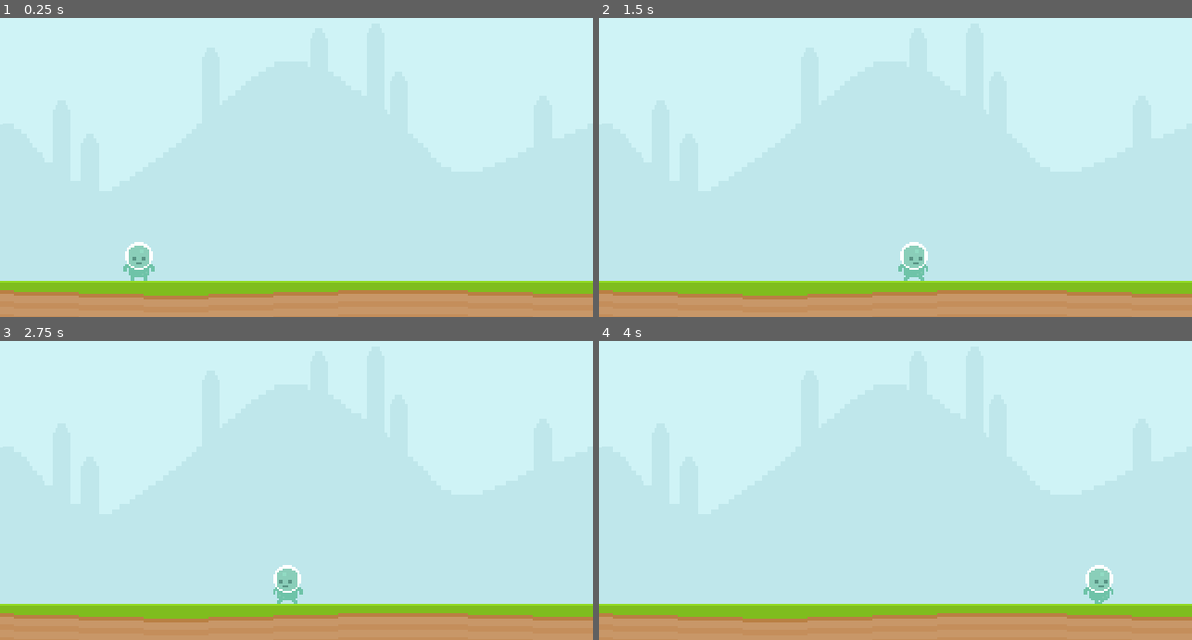
Above: before the commit, frames 1-4 (two rows, left to right).
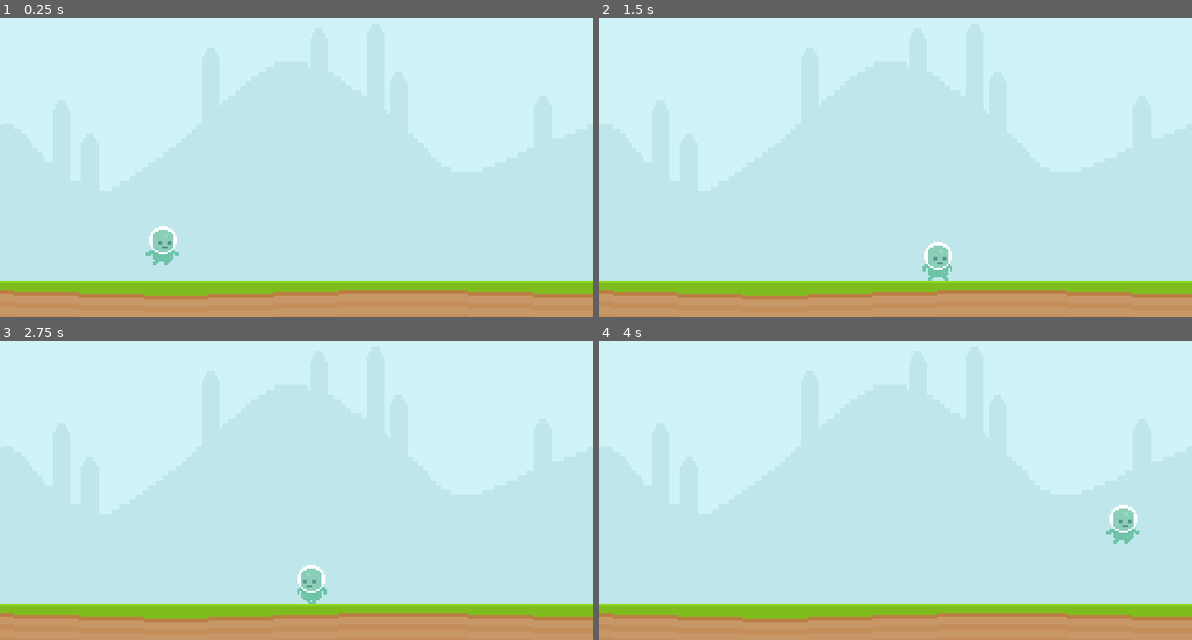
Above: after the commit, the same moments.

Repository: ludover-workshop/example-project-2022
Game: Godot game, scene res://levels/playground/Playground.tscn
Two runs of this game, one before a commit and one after it. Both use one fixed random seed, a clock stepped at 60 frames per second and the inputs below.
Inputs:
- Up to frame 1 (0.25 s): no input
- Up to frame 2 (1.5 s): hold Right (walk_right) from 0.53 s (still down); tap Space (jump, bound only after the commit) at 0.6, 0.77, 1.07, 1.35 s
- Up to frame 3 (2.75 s): tap Space (jump, bound only after the commit) at 1.52, 1.82, 2.1 s; release Right (walk_right) at 2.03 s; hold Left (walk_left) from 2.03 s (still down)
- Up to frame 4 (4 s): release Left (walk_left) at 2.78 s; hold Right (walk_right) from 2.78 s (still down); tap Space (jump, bound only after the commit) at 2.85, 3.02, 3.32, 3.6, 3.77 s

The runs differ from the first frame. In frame 1, 1.0% of the frame differs, in the area x 20-31%, y 69-88%; in frame 2, 0.9%; in frame 3, 0.9%; in frame 4, 1.0%, in the area x 81-92%, y 54-88%.

Commit message:
Restore jump an gravity

Diff:
--- a/levels/playground/Playground.tscn
+++ b/levels/playground/Playground.tscn
@@ -15,7 +15,7 @@
 texture = ExtResource( 3 )
 
 [node name="Player" parent="." instance=ExtResource( 2 )]
-position = Vector2( 75, 150 )
+position = Vector2( 88, 125 )
 
 [node name="StaticBody2D" type="StaticBody2D" parent="."]
 position = Vector2( 200, 172 )
@@ -26,5 +26,4 @@
 texture = ExtResource( 1 )
 
 [node name="CollisionShape2D" type="CollisionShape2D" parent="StaticBody2D"]
-position = Vector2( 0, 1 )
 shape = SubResource( 1 )
--- a/player/Player.gd
+++ b/player/Player.gd
@@ -3,7 +3,8 @@
 var velocity = Vector2.ZERO
 
 export (int) var speed = 100
-
+export (int) var jump_speed = -200
+export (int) var gravity = 500
 
 func _physics_process(delta):
 
@@ -21,4 +22,11 @@
 	else:
 		$AnimatedSprite.animation = "walk"
 
+	velocity.y += gravity * delta
+	if Input.is_action_just_pressed("jump"):
+		if is_on_floor():
+			velocity.y = jump_speed
+	if not is_on_floor():
+		$AnimatedSprite.animation = "jump"
+
 	velocity = move_and_slide(velocity, Vector2.UP)
--- a/project.godot
+++ b/project.godot
@@ -35,6 +35,11 @@
 "events": [ Object(InputEventKey,"resource_local_to_scene":false,"resource_name":"","device":0,"alt":false,"shift":false,"control":false,"meta":false,"command":false,"pressed":false,"scancode":0,"physical_scancode":16777233,"unicode":0,"echo":false,"script":null)
  ]
 }
+jump={
+"deadzone": 0.5,
+"events": [ Object(InputEventKey,"resource_local_to_scene":false,"resource_name":"","device":0,"alt":false,"shift":false,"control":false,"meta":false,"command":false,"pressed":false,"scancode":0,"physical_scancode":32,"unicode":0,"echo":false,"script":null)
+ ]
+}
 
 [physics]
 
